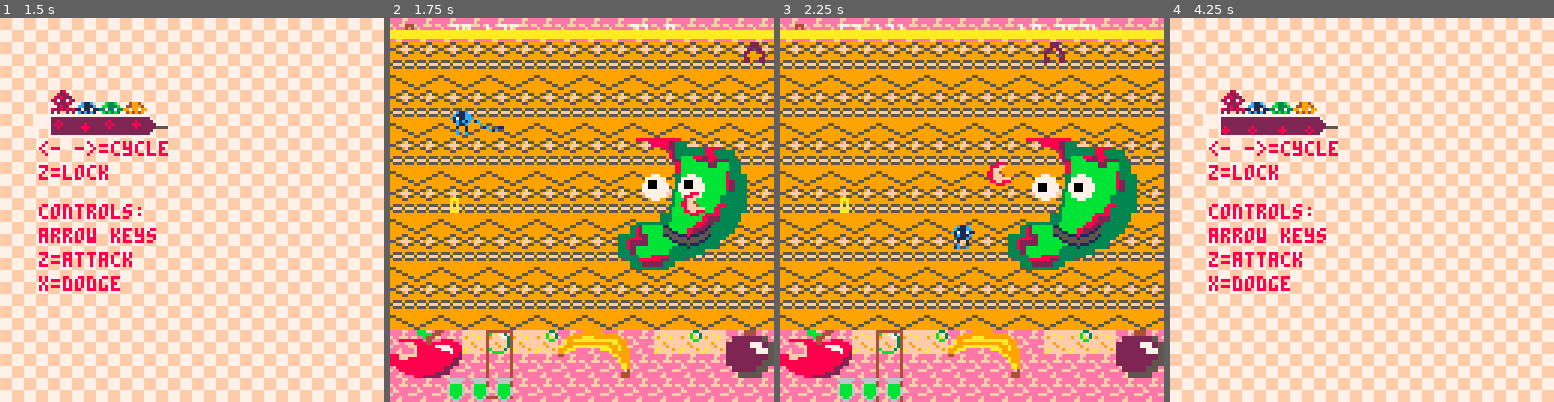
Above: before the commit, frames 1-4 (left to right).
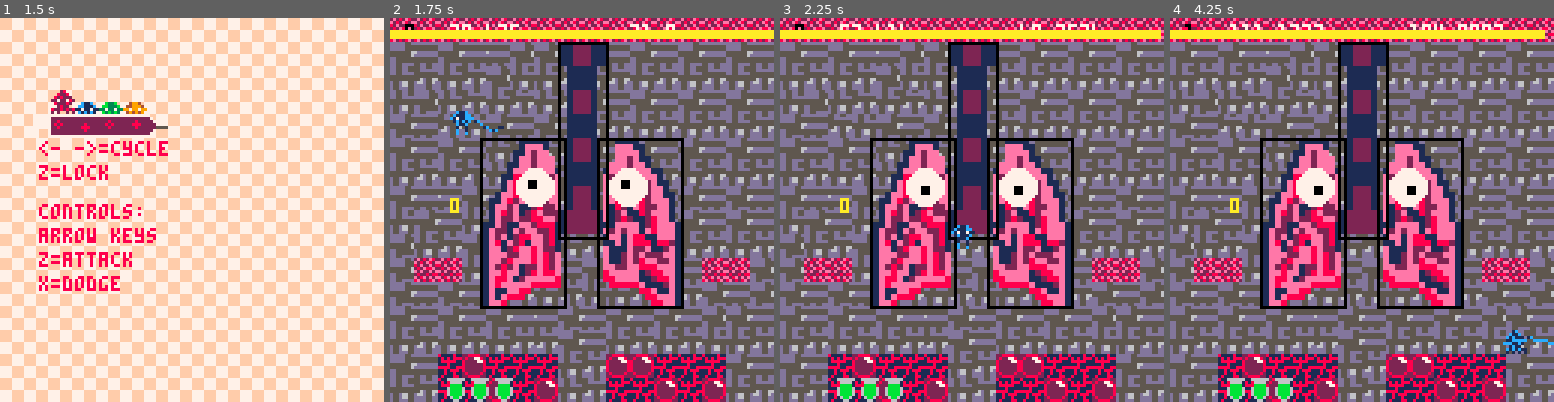
Above: after the commit, the same moments.

Repository: Von-dy/Game_Design_Final_Project
Game: PICO-8 cartridge current_build.p8
Two runs of this game, one before a commit and one after it. Both use one fixed random seed, a clock stepped at 60 frames per second and the inputs below.
Inputs:
- Up to frame 1 (1.5 s): tap X (X key) at 0.33, 1.07 s; tap O (Z key) at 0.7 s
- Up to frame 2 (1.75 s): hold Right from 1.6 s (still down); tap O (Z key) at 1.7 s
- Up to frame 3 (2.25 s): tap X (X key) at 1.85 s; release Right at 2.1 s; tap O (Z key) at 2.1 s; hold Up from 2.15 s (still down)
- Up to frame 4 (4.25 s): release Up at 2.42 s; hold Right 2.47-3.03 s; tap O (Z key) every 0.4 s from 2.5 to 4.1 s; tap X (X key) at 2.97, 4.08 s; hold Left 3.08-3.58 s; hold Down 3.63-3.97 s; hold Right from 4.02 s (still down)

Frame 1 is identical in both runs. In frame 2, 88% of the frame differs, in the area x 0-100%, y 0-100%; in frame 3, 88%; in frame 4, 99%.

Commit message:
Added screenshake functionality

Diff:
--- a/current_build.p8
+++ b/current_build.p8
@@ -21,7 +21,10 @@
    --0=pmenu, 1=travel, 2=boss, 3=game over, 4=main menu
    state=4,
    frame_counter=0,
-   playerct=1
+   playerct=1,
+   screenshake=0,
+   camx=0,
+   camy=0
  }
  --player list
  players = {}
@@ -352,7 +355,7 @@
  if x>128 or x<0 or y<0 or y>112 then del(boss.enzymes, e) end
  --delete if hit player
  for p in all(players) do
-  if p.state~=3 and hcollide(hbx,7,hby,7,p.x,p.w,p.y,p.h) then del(boss.enzymes,e) p.hp-=1 end
+  if p.state~=3 and hcollide(hbx,7,hby,7,p.x,p.w,p.y,p.h) then del(boss.enzymes,e) p.hp-=1 game.screenshake=8 end
  end
 
 
@@ -490,6 +493,7 @@
     good=false
     p.hitcooldown=120
     p.scores[boss.id].hitstaken+=1
+    game.screenshake=8
    end
   end
 
@@ -669,6 +673,8 @@
 
  --down
  if btn(3,n) then
+  --temporary: screenshake
+  game.screenshake=5
   --crouch
   state=2
   --crawl (feel free to delete, just set dx=0)
@@ -809,7 +815,7 @@
  --ground bounce
  if y>116 then
   dy=-3.2
-  if player.hitcooldown==0 then player.hp-=1 player.hitcooldown=120 end
+  if player.hitcooldown==0 then player.hp-=1 player.hitcooldown=120 game.screenshake=8 end
  end
  if solid(x,y+7) or solid(x+7,y+7) then
   y-=0.1
@@ -972,7 +978,7 @@
    else p.x=-20 end
   end
   --determine what boss you are fighting
-  if boss.id==0 then make_boss(2) end
+  if boss.id==0 then make_boss(3) end
   --fighting heart boss
   boss_logic(boss.id)
   update_timers()
@@ -1023,6 +1029,7 @@
 function _draw()
  cls()
  map(0,0,0,0,16,16)
+ cameffects()
  if game.state==0 then draw_menu() end
  if game.state==2 then draw_game() end
  if game.state==3 then draw_gameover() end
@@ -1406,6 +1413,17 @@
   ypos+=16
  end
  print("x to restart",45,100,3)
+end
+
+function cameffects(dur)
+ local st=time()
+ if game.screenshake>0 then
+  game.camx,game.camy=rnd(2)-1,rnd(2)-1
+  game.screenshake-=1
+ else
+  game.camx,game.camy=0,0
+ end
+ camera(game.camx,game.camy)
 end
 __gfx__
 00000000000b30000003b0000000000000b33b0000b33b000003b000000770007777777777777777777777777700000000000000000000000000000000000000
